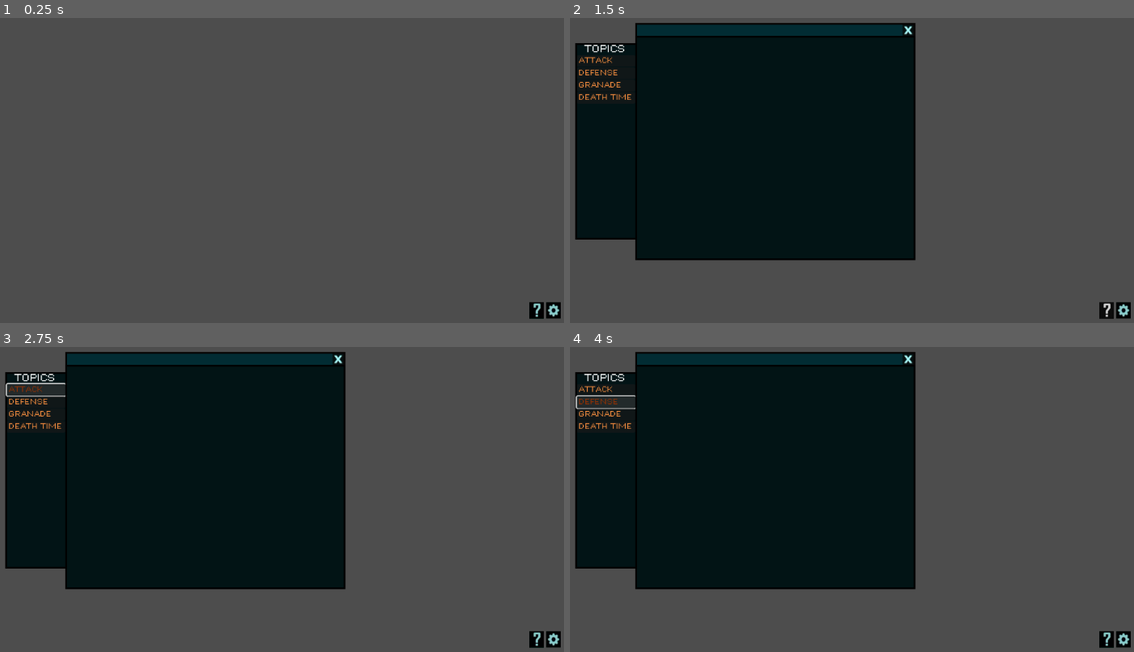
Above: before the commit, frames 1-4 (two rows, left to right).
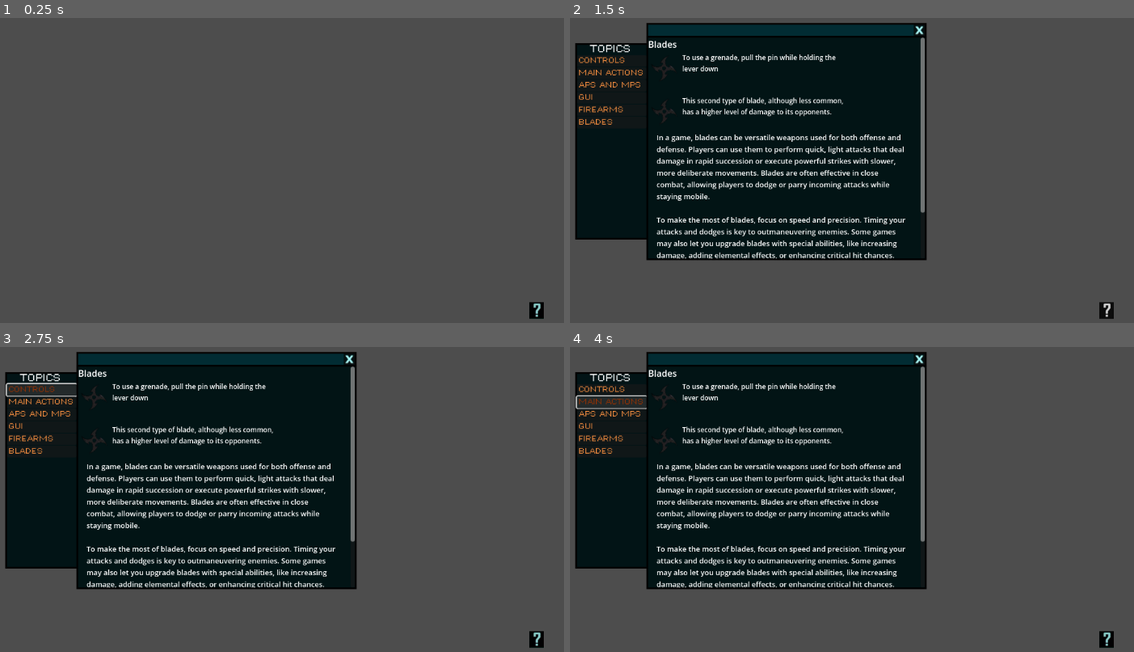
Above: after the commit, the same moments.

Repository: LauraDanielaa/VideoGame_Tasks
Game: Godot game, scene res://GUI/main.tscn
The game is run twice, just before and just after one commit, with the same random seed, the same clock (stepped at 60 frames per second) and the same inputs.
Inputs (mouse positions are in pixels of both pictures, inside the frame that each line leads up to):
- Up to frame 1 (0.25 s): no input
- Up to frame 2 (1.5 s): click (1122, 310) at 0.52 s; click (1105, 310) at 1.25 s
- Up to frame 3 (2.75 s): click (39, 389) at 2 s, where only the run after the commit has a clickable "CONTROLS"
- Up to frame 4 (4 s): click (603, 389) at 2.75 s, where only the run before the commit has a clickable "ATTACK"; click (609, 401) at 3.5 s, where only the run after the commit has a clickable "MAIN ACTIONS"

The runs differ from the first frame. In frame 1, 0.1% of the frame differs, in the area x 96-100%, y 93-99%; in frame 2, 8.3%; in frame 3, 8.4%, in the area x 1-100%, y 1-99%; in frame 4, 8.3%.

Commit message:
Creating the content of the Controls, MainActions and blades buttons

Diff:
--- a/Show Help for GUI elements/GUI/main.gd
+++ b/Show Help for GUI elements/GUI/main.gd
@@ -1,6 +1,10 @@
 extends Node2D
 
 @onready var panel_principal = $PrincipalPanelLayer
+
+
+func _ready() -> void:
+	panel_principal.hide()
 
 func _on_help_button_pressed() -> void:
 	if not panel_principal.visible:
--- a/Show Help for GUI elements/GUI/main.tscn
+++ b/Show Help for GUI elements/GUI/main.tscn
@@ -1,13 +1,17 @@
-[gd_scene load_steps=19 format=3 uid="uid://bt3umb5c7rdsh"]
+[gd_scene load_steps=23 format=3 uid="uid://bt3umb5c7rdsh"]
 
 [ext_resource type="Script" path="res://GUI/main.gd" id="1_3quux"]
 [ext_resource type="Texture2D" uid="uid://bo70j7m7ipxty" path="res://assets/sprites/interrogation.png" id="1_eb6tx"]
 [ext_resource type="Texture2D" uid="uid://bwk0a0bx6tuc0" path="res://assets/sprites/hover_button.jpg" id="2_m7cnb"]
-[ext_resource type="Texture2D" uid="uid://5gbodlfip50b" path="res://assets/sprites/configuration.png" id="2_wf5cu"]
-[ext_resource type="Texture2D" uid="uid://cg8ad0sigrb2b" path="res://assets/sprites/hover_configuration.jpg" id="4_6uii0"]
 [ext_resource type="FontFile" uid="uid://crw3usvl5dopj" path="res://assets/calligraphy/DePixelBreit.ttf" id="6_sau2q"]
 [ext_resource type="Texture2D" uid="uid://vf2fjia8ml80" path="res://assets/sprites/exit.png" id="6_v0s5o"]
 [ext_resource type="Texture2D" uid="uid://byy1igqd12n7t" path="res://assets/sprites/hover_exit.jpg" id="8_61c1v"]
+[ext_resource type="Texture2D" uid="uid://dktaxjug5ptpw" path="res://assets/sprites/ControlsHelp.png" id="9_r3av6"]
+[ext_resource type="Texture2D" uid="uid://d3ai7dobc8qbo" path="res://assets/sprites/FireArms1.png" id="10_fopg6"]
+[ext_resource type="Texture2D" uid="uid://25pkp45ijjax" path="res://assets/sprites/FireArms2.png" id="11_3eq5t"]
+[ext_resource type="Texture2D" uid="uid://cvi26ex2nnmux" path="res://assets/sprites/Blades1.png" id="11_bnfuj"]
+[ext_resource type="Texture2D" uid="uid://chttm5gwlqjhl" path="res://assets/sprites/Blades2.png" id="12_6r7qg"]
+[ext_resource type="Texture2D" uid="uid://ugv4qfryswle" path="res://assets/sprites/FireArms3.png" id="12_bqmo4"]
 
 [sub_resource type="StyleBoxFlat" id="StyleBoxFlat_cm4j8"]
 bg_color = Color(0.00784314, 0.0784314, 0.0862745, 1)
@@ -84,13 +88,7 @@
 texture_normal = ExtResource("1_eb6tx")
 texture_hover = ExtResource("2_m7cnb")
 
-[node name="configuration_button" type="TextureButton" parent="HelpButtonLayer/HBoxContainer"]
-layout_mode = 2
-texture_normal = ExtResource("2_wf5cu")
-texture_hover = ExtResource("4_6uii0")
-
 [node name="PrincipalPanelLayer" type="CanvasLayer" parent="."]
-visible = false
 
 [node name="MarginContainer" type="MarginContainer" parent="PrincipalPanelLayer"]
 anchors_preset = 8
@@ -129,32 +127,49 @@
 text = "TOPICS"
 horizontal_alignment = 1
 
-[node name="AttackButton" type="Button" parent="PrincipalPanelLayer/MarginContainer/HBoxContainer/LeftPanel/VBoxContainer"]
-layout_mode = 2
-theme = SubResource("Theme_ubwcp")
-theme_override_font_sizes/font_size = 12
-text = "ATTACK"
-alignment = 0
-
-[node name="DefenceButton" type="Button" parent="PrincipalPanelLayer/MarginContainer/HBoxContainer/LeftPanel/VBoxContainer"]
-layout_mode = 2
-theme = SubResource("Theme_ubwcp")
-theme_override_font_sizes/font_size = 12
-text = "DEFENSE"
-alignment = 0
-
-[node name="GranadeButton" type="Button" parent="PrincipalPanelLayer/MarginContainer/HBoxContainer/LeftPanel/VBoxContainer"]
-layout_mode = 2
-theme = SubResource("Theme_ubwcp")
-theme_override_font_sizes/font_size = 12
-text = "GRANADE"
-alignment = 0
-
-[node name="DeathTimeButton" type="Button" parent="PrincipalPanelLayer/MarginContainer/HBoxContainer/LeftPanel/VBoxContainer"]
-layout_mode = 2
-theme = SubResource("Theme_ubwcp")
-theme_override_font_sizes/font_size = 12
-text = "DEATH TIME"
+[node name="ControlsButton" type="Button" parent="PrincipalPanelLayer/MarginContainer/HBoxContainer/LeftPanel/VBoxContainer"]
+layout_mode = 2
+theme = SubResource("Theme_ubwcp")
+theme_override_font_sizes/font_size = 12
+text = "CONTROLS
+"
+alignment = 0
+
+[node name="MainActionsButton" type="Button" parent="PrincipalPanelLayer/MarginContainer/HBoxContainer/LeftPanel/VBoxContainer"]
+layout_mode = 2
+theme = SubResource("Theme_ubwcp")
+theme_override_font_sizes/font_size = 12
+text = "MAIN ACTIONS"
+alignment = 0
+
+[node name="APButton" type="Button" parent="PrincipalPanelLayer/MarginContainer/HBoxContainer/LeftPanel/VBoxContainer"]
+layout_mode = 2
+theme = SubResource("Theme_ubwcp")
+theme_override_font_sizes/font_size = 12
+text = "APS AND MPS"
+alignment = 0
+
+[node name="GUIButton" type="Button" parent="PrincipalPanelLayer/MarginContainer/HBoxContainer/LeftPanel/VBoxContainer"]
+layout_mode = 2
+theme = SubResource("Theme_ubwcp")
+theme_override_font_sizes/font_size = 12
+text = "GUI
+"
+alignment = 0
+
+[node name="FirearmsButton" type="Button" parent="PrincipalPanelLayer/MarginContainer/HBoxContainer/LeftPanel/VBoxContainer"]
+layout_mode = 2
+theme = SubResource("Theme_ubwcp")
+theme_override_font_sizes/font_size = 12
+text = "FIREARMS"
+alignment = 0
+
+[node name="BladesButton" type="Button" parent="PrincipalPanelLayer/MarginContainer/HBoxContainer/LeftPanel/VBoxContainer"]
+layout_mode = 2
+theme = SubResource("Theme_ubwcp")
+theme_override_font_sizes/font_size = 12
+text = "BLADES
+"
 alignment = 0
 
 [node name="VBoxContainer" type="VBoxContainer" parent="PrincipalPanelLayer/MarginContainer/HBoxContainer"]
@@ -185,6 +200,235 @@
 layout_mode = 2
 theme = SubResource("Theme_pvvsn")
 
+[node name="ControlsScrollContainer" type="ScrollContainer" parent="PrincipalPanelLayer/MarginContainer/HBoxContainer/VBoxContainer/RightPanel"]
+visible = false
+layout_mode = 2
+mouse_force_pass_scroll_events = false
+
+[node name="VBoxContainer" type="VBoxContainer" parent="PrincipalPanelLayer/MarginContainer/HBoxContainer/VBoxContainer/RightPanel/ControlsScrollContainer"]
+custom_minimum_size = Vector2(465, 1000)
+layout_mode = 2
+size_flags_horizontal = 3
+size_flags_vertical = 3
+size_flags_stretch_ratio = 0.0
+
+[node name="Label" type="Label" parent="PrincipalPanelLayer/MarginContainer/HBoxContainer/VBoxContainer/RightPanel/ControlsScrollContainer/VBoxContainer"]
+layout_mode = 2
+text = "Controls"
+
+[node name="TextureRect" type="TextureRect" parent="PrincipalPanelLayer/MarginContainer/HBoxContainer/VBoxContainer/RightPanel/ControlsScrollContainer/VBoxContainer"]
+custom_minimum_size = Vector2(300, 190)
+layout_mode = 2
+size_flags_horizontal = 4
+texture = ExtResource("9_r3av6")
+expand_mode = 5
+stretch_mode = 4
+
+[node name="Label2" type="Label" parent="PrincipalPanelLayer/MarginContainer/HBoxContainer/VBoxContainer/RightPanel/ControlsScrollContainer/VBoxContainer"]
+custom_minimum_size = Vector2(465, 0)
+layout_mode = 2
+size_flags_vertical = 3
+theme_override_font_sizes/font_size = 11
+text = "In this dark and terrifying world, you’ll need to sharpen your senses and master the controls to survive:
+
+Movement:
+W/A/S/D or Arrow Keys: Navigate through the eerie hallways and shadowy forests.
+Interaction:
+
+E or Enter: Use this key to interact with mysterious objects, open creaky doors, or collect vital clues.
+Flashlight:
+
+F: Turn your flashlight on or off. Be cautious—its battery is limited, and the darkness is dangerous.
+Run:
+
+Left Shift: Run if you feel \"something\" is chasing you, but beware, running makes noise and could attract the attention of whatever lurks in the shadows.
+Crouch:
+ silent and out of sight.
+"
+autowrap_mode = 3
+
+[node name="MainScrollContainer2" type="ScrollContainer" parent="PrincipalPanelLayer/MarginContainer/HBoxContainer/VBoxContainer/RightPanel"]
+layout_mode = 2
+
+[node name="Control" type="Control" parent="PrincipalPanelLayer/MarginContainer/HBoxContainer/VBoxContainer/RightPanel/MainScrollContainer2"]
+layout_mode = 2
+
+[node name="MpsScrollContainer3" type="ScrollContainer" parent="PrincipalPanelLayer/MarginContainer/HBoxContainer/VBoxContainer/RightPanel"]
+layout_mode = 2
+
+[node name="VBoxContainer" type="VBoxContainer" parent="PrincipalPanelLayer/MarginContainer/HBoxContainer/VBoxContainer/RightPanel/MpsScrollContainer3"]
+layout_mode = 2
+
+[node name="GUIScrollContainer4" type="ScrollContainer" parent="PrincipalPanelLayer/MarginContainer/HBoxContainer/VBoxContainer/RightPanel"]
+layout_mode = 2
+
+[node name="VBoxContainer" type="VBoxContainer" parent="PrincipalPanelLayer/MarginContainer/HBoxContainer/VBoxContainer/RightPanel/GUIScrollContainer4"]
+layout_mode = 2
+
+[node name="FireScrollContainer" type="ScrollContainer" parent="PrincipalPanelLayer/MarginContainer/HBoxContainer/VBoxContainer/RightPanel"]
+visible = false
+layout_mode = 2
+
+[node name="Container" type="Control" parent="PrincipalPanelLayer/MarginContainer/HBoxContainer/VBoxContainer/RightPanel/FireScrollContainer"]
+custom_minimum_size = Vector2(300, 600)
+layout_mode = 2
+
+[node name="FireArmsLabel" type="Label" parent="PrincipalPanelLayer/MarginContainer/HBoxContainer/VBoxContainer/RightPanel/FireScrollContainer/Container"]
+layout_mode = 2
+offset_left = 2.0
+offset_top = 5.5
+offset_right = 402.0
+offset_bottom = 28.5
+text = "FireArms"
+
+[node name="GridContainer" type="GridContainer" parent="PrincipalPanelLayer/MarginContainer/HBoxContainer/VBoxContainer/RightPanel/FireScrollContainer/Container"]
+custom_minimum_size = Vector2(300, 400)
+layout_mode = 2
+offset_left = -4.0
+offset_top = 45.5
+offset_right = 574.0
+offset_bottom = 445.5
+theme_override_constants/h_separation = 1
+theme_override_constants/v_separation = 17
+columns = 2
+
+[node name="FireArm1" type="TextureRect" parent="PrincipalPanelLayer/MarginContainer/HBoxContainer/VBoxContainer/RightPanel/FireScrollContainer/Container/GridContainer"]
+custom_minimum_size = Vector2(20, 50)
+layout_mode = 2
+texture = ExtResource("10_fopg6")
+expand_mode = 2
+stretch_mode = 5
+
+[node name="Arm1Label" type="Label" parent="PrincipalPanelLayer/MarginContainer/HBoxContainer/VBoxContainer/RightPanel/FireScrollContainer/Container/GridContainer"]
+custom_minimum_size = Vector2(300, 60)
+layout_mode = 2
+size_flags_horizontal = 0
+theme_override_font_sizes/font_size = 12
+text = "To use a grenade, pull the pin while holding the lever down. Aim at your target, then throw the grenade in a quick, fluid motion. After throwing, immediately take cover to avoid the explosion."
+autowrap_mode = 3
+
+[node name="FireArms2" type="TextureRect" parent="PrincipalPanelLayer/MarginContainer/HBoxContainer/VBoxContainer/RightPanel/FireScrollContainer/Container/GridContainer"]
+custom_minimum_size = Vector2(60, 50)
+layout_mode = 2
+texture = ExtResource("11_3eq5t")
+expand_mode = 3
+stretch_mode = 5
+
+[node name="Arm2Label" type="Label" parent="PrincipalPanelLayer/MarginContainer/HBoxContainer/VBoxContainer/RightPanel/FireScrollContainer/Container/GridContainer"]
+custom_minimum_size = Vector2(300, 60)
+layout_mode = 2
+theme_override_font_sizes/font_size = 12
+text = "To use a rifle, hold it steady, aim through the sight or scope at a distant target, and squeeze the trigger gently to fire"
+autowrap_mode = 3
+
+[node name="FireArm3" type="TextureRect" parent="PrincipalPanelLayer/MarginContainer/HBoxContainer/VBoxContainer/RightPanel/FireScrollContainer/Container/GridContainer"]
+custom_minimum_size = Vector2(20, 50)
+layout_mode = 2
+texture = ExtResource("12_bqmo4")
+expand_mode = 3
+stretch_mode = 5
+
+[node name="Arm3Label" type="Label" parent="PrincipalPanelLayer/MarginContainer/HBoxContainer/VBoxContainer/RightPanel/FireScrollContainer/Container/GridContainer"]
+custom_minimum_size = Vector2(300, 60)
+layout_mode = 2
+theme_override_font_sizes/font_size = 12
+text = "For a shotgun, approach the target at close range, aim quickly at the center mass, and pull the trigger with a firm grip."
+autowrap_mode = 3
+
+[node name="FireArm4" type="TextureRect" parent="PrincipalPanelLayer/MarginContainer/HBoxContainer/VBoxContainer/RightPanel/FireScrollContainer/Container/GridContainer"]
+custom_minimum_size = Vector2(20, 50)
+layout_mode = 2
+texture = ExtResource("12_bqmo4")
+expand_mode = 3
+stretch_mode = 5
+
+[node name="Arm3Label2" type="Label" parent="PrincipalPanelLayer/MarginContainer/HBoxContainer/VBoxContainer/RightPanel/FireScrollContainer/Container/GridContainer"]
+custom_minimum_size = Vector2(300, 60)
+layout_mode = 2
+theme_override_font_sizes/font_size = 12
+text = "For a shotgun, approach the target at close range, aim quickly at the center mass, and pull the trigger with a firm grip."
+autowrap_mode = 3
+
+[node name="FireArm5" type="TextureRect" parent="PrincipalPanelLayer/MarginContainer/HBoxContainer/VBoxContainer/RightPanel/FireScrollContainer/Container/GridContainer"]
+custom_minimum_size = Vector2(20, 50)
+layout_mode = 2
+texture = ExtResource("12_bqmo4")
+expand_mode = 3
+stretch_mode = 5
+
+[node name="Arm3Label3" type="Label" parent="PrincipalPanelLayer/MarginContainer/HBoxContainer/VBoxContainer/RightPanel/FireScrollContainer/Container/GridContainer"]
+custom_minimum_size = Vector2(300, 60)
+layout_mode = 2
+theme_override_font_sizes/font_size = 12
+text = "For a shotgun, approach the target at close range, aim quickly at the center mass, and pull the trigger with a firm grip."
+autowrap_mode = 3
+
+[node name="BladesScrollContainer" type="ScrollContainer" parent="PrincipalPanelLayer/MarginContainer/HBoxContainer/VBoxContainer/RightPanel"]
+layout_mode = 2
+
+[node name="Container" type="Control" parent="PrincipalPanelLayer/MarginContainer/HBoxContainer/VBoxContainer/RightPanel/BladesScrollContainer"]
+custom_minimum_size = Vector2(450, 500)
+layout_mode = 2
+
+[node name="Label" type="Label" parent="PrincipalPanelLayer/MarginContainer/HBoxContainer/VBoxContainer/RightPanel/BladesScrollContainer/Container"]
+layout_mode = 0
+offset_right = 40.0
+offset_bottom = 23.0
+text = "Blades
+"
+
+[node name="GridContainer" type="GridContainer" parent="PrincipalPanelLayer/MarginContainer/HBoxContainer/VBoxContainer/RightPanel/BladesScrollContainer/Container"]
+custom_minimum_size = Vector2(400, 400)
+layout_mode = 2
+offset_top = 27.0
+offset_right = 450.0
+offset_bottom = 427.0
+theme_override_constants/h_separation = 1
+theme_override_constants/v_separation = 17
+columns = 2
+
+[node name="Blade1" type="TextureRect" parent="PrincipalPanelLayer/MarginContainer/HBoxContainer/VBoxContainer/RightPanel/BladesScrollContainer/Container/GridContainer"]
+custom_minimum_size = Vector2(20, 50)
+layout_mode = 2
+texture = ExtResource("11_bnfuj")
+expand_mode = 2
+stretch_mode = 5
+
+[node name="Blade1Label" type="Label" parent="PrincipalPanelLayer/MarginContainer/HBoxContainer/VBoxContainer/RightPanel/BladesScrollContainer/Container/GridContainer"]
+custom_minimum_size = Vector2(300, 60)
+layout_mode = 2
+size_flags_horizontal = 0
+theme_override_font_sizes/font_size = 12
+text = "To use a grenade, pull the pin while holding the lever down"
+autowrap_mode = 3
+
+[node name="Blade2" type="TextureRect" parent="PrincipalPanelLayer/MarginContainer/HBoxContainer/VBoxContainer/RightPanel/BladesScrollContainer/Container/GridContainer"]
+custom_minimum_size = Vector2(60, 50)
+layout_mode = 2
+texture = ExtResource("12_6r7qg")
+expand_mode = 3
+stretch_mode = 5
+
+[node name="Blade2Label" type="Label" parent="PrincipalPanelLayer/MarginContainer/HBoxContainer/VBoxContainer/RightPanel/BladesScrollContainer/Container/GridContainer"]
+custom_minimum_size = Vector2(300, 60)
+layout_mode = 2
+theme_override_font_sizes/font_size = 12
+text = "This second type of blade, although less common, has a higher level of damage to its opponents."
+autowrap_mode = 3
+
+[node name="BladesLabel2" type="Label" parent="PrincipalPanelLayer/MarginContainer/HBoxContainer/VBoxContainer/RightPanel/BladesScrollContainer/Container"]
+custom_minimum_size = Vector2(450, 400)
+layout_mode = 2
+offset_left = 15.0
+offset_top = 147.5
+offset_right = 465.0
+offset_bottom = 547.5
+theme_override_font_sizes/font_size = 13
+text = "
+In a game, blades can be versatile weapons used for both offense and defense. Players can use them to perform quick, light attacks that deal damage in rapid succession or execute powerful strikes with slower, more deliberate movements. Blades are often effective in close combat, allowing players to dodge or parry incoming attacks while staying mobile.
+
+To make the most of blades, focus on speed and precision. Timing your attacks and dodges is key to outmaneuvering enemies. Some games may also let you upgrade blades with special abilities, like increasing damage, adding elemental effects, or enhancing critical hit chances."
+autowrap_mode = 3
+
 [connection signal="pressed" from="HelpButtonLayer/HBoxContainer/help_button" to="." method="_on_help_button_pressed"]
-[connection signal="pressed" from="HelpButtonLayer/HBoxContainer/configuration_button" to="." method="_on_configuration_button_pressed"]
 [connection signal="pressed" from="PrincipalPanelLayer/MarginContainer/HBoxContainer/VBoxContainer/ExitPanel/HBoxContainer/ExitButton" to="." method="_on_exit_button_pressed"]
Binary file added: Show Help for GUI elements/assets/sprites/Blades1.png
Not shown, added: Show Help for GUI elements/assets/sprites/Blades1.png.import
Binary file added: Show Help for GUI elements/assets/sprites/Blades2.png
Not shown, added: Show Help for GUI elements/assets/sprites/Blades2.png.import
Binary file added: Show Help for GUI elements/assets/sprites/ControlsHelp.png
Not shown, added: Show Help for GUI elements/assets/sprites/ControlsHelp.png.import
Binary file added: Show Help for GUI elements/assets/sprites/FireArms1.png
Not shown, added: Show Help for GUI elements/assets/sprites/FireArms1.png.import
Binary file added: Show Help for GUI elements/assets/sprites/FireArms2.png
Not shown, added: Show Help for GUI elements/assets/sprites/FireArms2.png.import
Binary file added: Show Help for GUI elements/assets/sprites/FireArms3.png
Not shown, added: Show Help for GUI elements/assets/sprites/FireArms3.png.import
